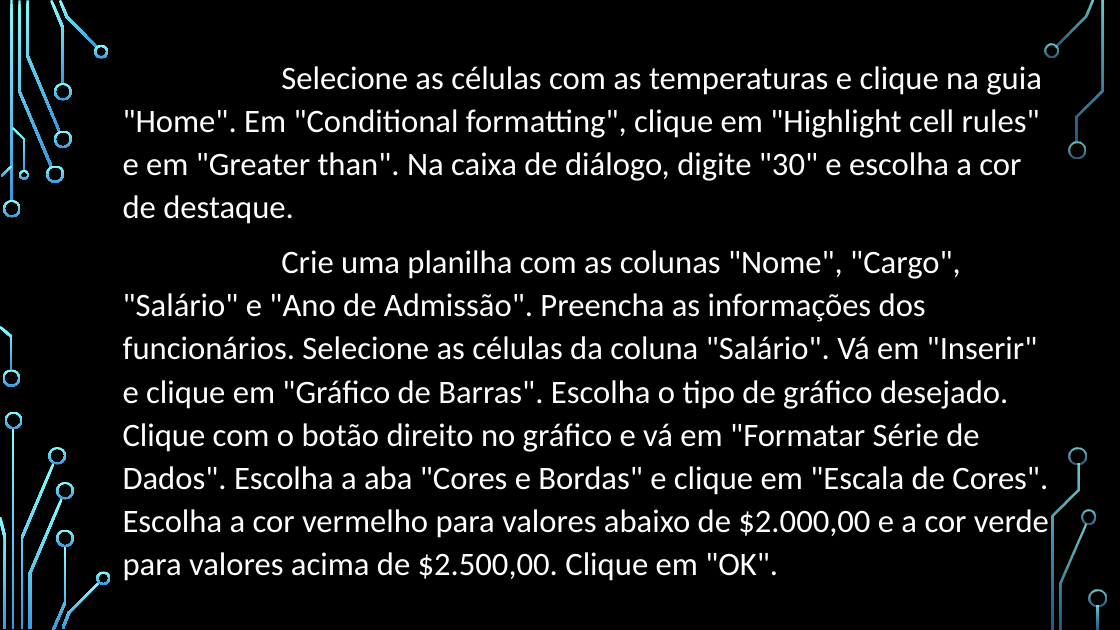
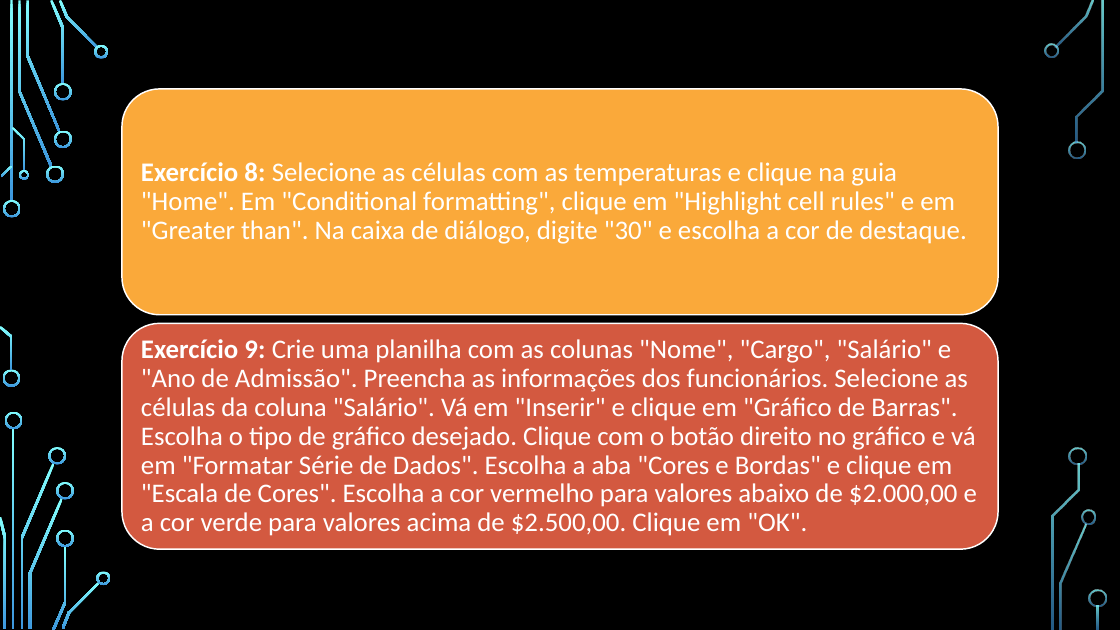
Before and after one commit to VitorKaviski/Curso_Kaviski_Excel_Basico_ao_Avancado, a slide deck: slide 35 of Curso Excel/Básico/Aula 1/Aula 1 - Excel/Curso Excel - Básico - Modelo Slides 1.pptx. Drawn at 1120x630 pixels with LibreOffice and Linux fonts; fonts in the diff are those of the drawing; background and template pictures are left out. Boxes give left, top, right and bottom in pixels: in the first picture for what was removed or moved away, otherwise in the second. Text is boxed around its words. In the diff, an @@ line names an element or a change of style, - is before the commit and + after.

```diff
--- a/Curso Excel/Básico/Aula 1/Aula 1 - Excel/Curso Excel - Básico - Modelo Slides 1.pptx
+++ b/Curso Excel/Básico/Aula 1/Aula 1 - Excel/Curso Excel - Básico - Modelo Slides 1.pptx
@@ rounded rectangle added at [122, 89, 998, 315], fill #FAA93A, outline #FFFFFF 1.25 pt @@
@@ text at [123, 66, 1042, 224]: paragraph removed @@
-Exercício 8: Selecione as células com as temperaturas e clique na guia "Home". Em "Conditional formatting", clique em "Highlight cell rules" e em "Greater than". Na caixa de diálogo, digite "30" e escolha a cor de destaque.
@@ text added at [141, 162, 966, 244], 23 pt, text #FFFFFF @@
+Exercício 8: Selecione as células com as temperaturas e clique na guia "Home". Em "Conditional formatting", clique em "Highlight cell rules" e em "Greater than". Na caixa de diálogo, digite "30" e escolha a cor de destaque.
@@ rounded rectangle added at [122, 323, 998, 549], fill #D35940, outline #FFFFFF 1.25 pt @@
@@ text "Exercício 9: Crie uma planilha ...": place and size @@
-text "Exercício 9: Crie uma planilha ..." at [123, 66, 1049, 581]
+text "Exercício 9: Crie uma planilha ..." at [141, 339, 977, 536]
@@ text "Exercício 9: Crie uma planilha ..." at [141, 339, 977, 536]: size 28 to 23 pt; text colour #000000 to #FFFFFF in "Exercício 9:"; line spacing 1.1 to 0.9; less space between paragraphs; vertical alignment top to middle @@
```
Also in this commit, not shown: 5 other slides changed, 4 other files.
